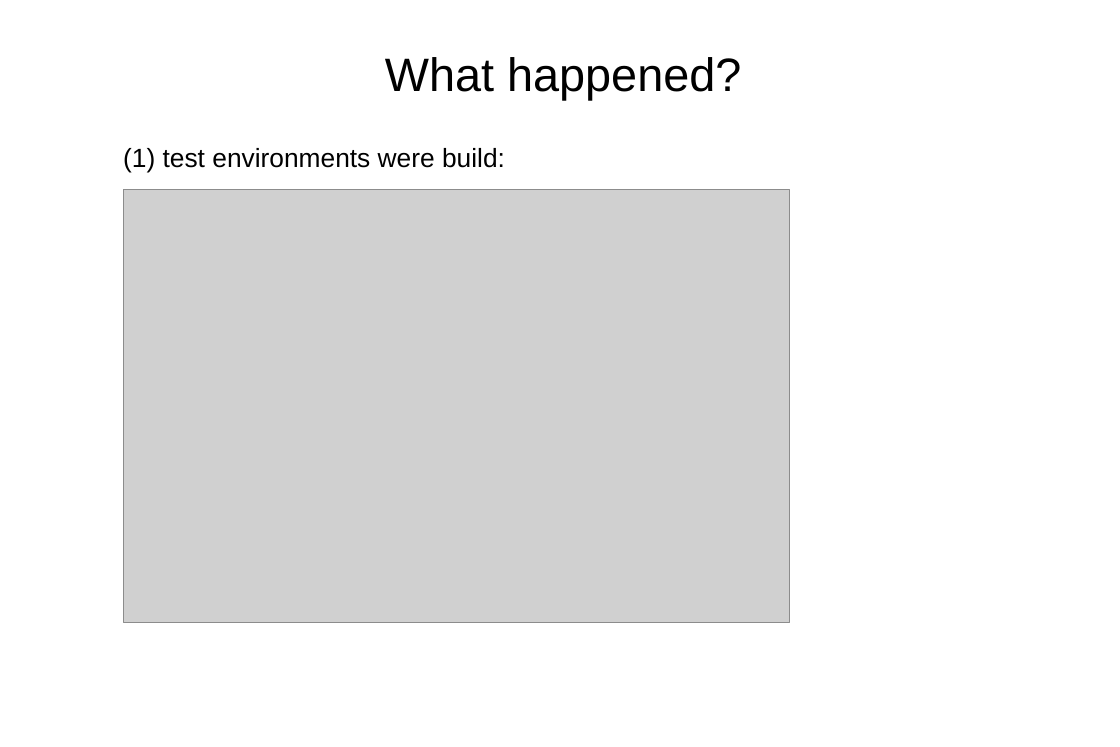
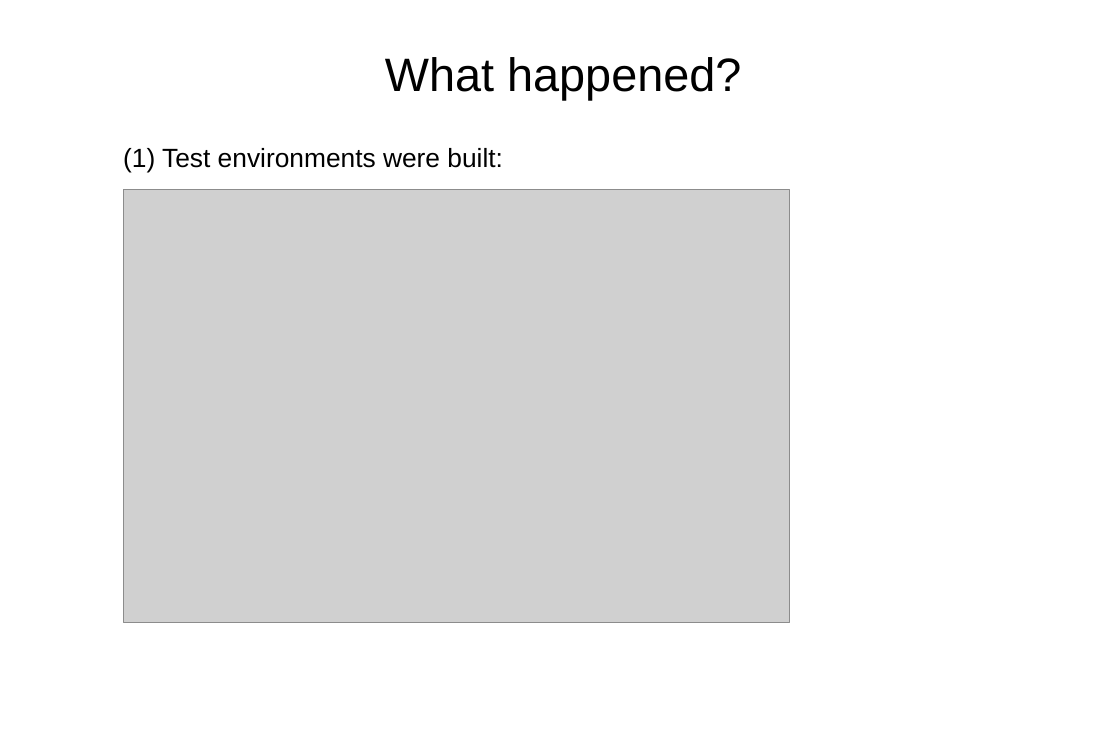
Before and after one commit to jn100py/portfolio, a slide deck: slide 9 of test_applications/1min_presentation_testapplications.pptx. Drawn at 1120x747 pixels with LibreOffice and Linux fonts; fonts in the diff are those of the drawing; grey boxes stand for pictures. Boxes give left, top, right and bottom in pixels: in the first picture for what was removed or moved away, otherwise in the second. Text is boxed around its words. In the diff, an @@ line names an element or a change of style, - is before the commit and + after.

```diff
--- a/test_applications/1min_presentation_testapplications.pptx
+++ b/test_applications/1min_presentation_testapplications.pptx
@@ text at (123,148,503,173): text changed @@
-(1) test environments were build:
+(1) Test environments were built:
```
Also in this commit, not shown: 4 other slides changed, 1 other file.
